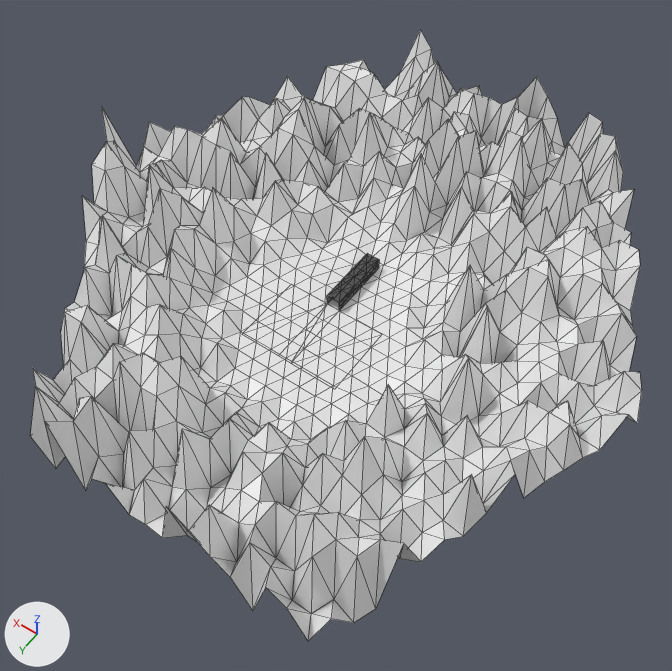
An edit to the Blender file ovrball/playarea.blend, drawn before and after from the same camera.
Camera for both pictures: a camera (50 mm lens) standing at (-69.3, 108.1, 142.4) and looking at (-4.7, 17.5, 0.2). Every picture has the same lights, and +X, +Y and +Z are marked at lower left. Mesh edges are drawn as thin lines.
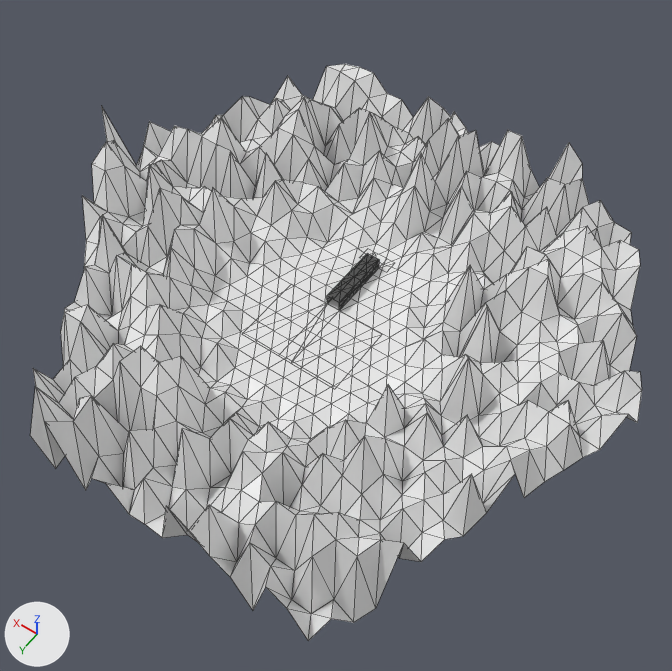
The change, as a list of edits to the scene's bpy script:
```text
Change me_grid_001:
    used by ob_grid; location = (0.0, 0.0, 0.0); scale = (50.0, 50.0, 50.0)
    verts and faces of me_grid_001; kept vertices keep their numbers, new ones are numbered from 817
    before: 147 (-0.01, -0.15, 0.05) at pixel (389, 242), 303 (0.06, -0.15, 0.02) at pixel (375, 240), 459 (-0.07, -0.15, 0.02) at pixel (402, 253)
    before: 765 (0.23, 1.01, 0.35) at pixel (142, 352)
    remove me_grid_001.from_pydata(...)  # 817 vertices, 1536 faces; spans x -1.22..1.25, y -1.07..1.4, z -0.05..0.37
    add me_grid_001.from_pydata(...)  # 743 vertices, 1391 faces; spans x -1.22..1.25, y -0.84..1.4, z -0.05..0.39
    me_grid_001 part 1
    74 vertices are removed from x -0.76..0.6, y -1.07..-0.76, z -0.01..0.37
    145 faces are deleted
    me_grid_001 part 2
    add verts[147] = (-0.01, -0.15, 0.0)  # moved, pixel (388, 250)
    add verts[303] = (0.06, -0.15, 0.0)  # moved, pixel (375, 243)
    add verts[459] = (-0.07, -0.15, 0.0)  # moved, pixel (402, 257)
    me_grid_001 part 3
    add verts[765] = (0.23, 1.01, 0.39)  # moved, pixel (140, 345)
Change ob_grid:
    ob_grid.location: (0.0, 0.0, 0.0) -> (0.0, 0.0, 0.1)
```

What differs and where, as boxes [x1, y1, x2, y2] in the pictures (672 x 671 px; the box of a moved part takes in the faces that stretch with it):
'Grid', reshaped, moved: before [30, 30, 642, 641]; after [30, 64, 642, 641]
part 1 of me_grid_001, deleted: before [347, 30, 634, 229]
part 2 of me_grid_001, moved or reshaped: before [358, 222, 421, 270]; after [358, 222, 421, 269]
part 3 of me_grid_001, moved or reshaped: before [120, 353, 159, 387]; after [120, 346, 159, 387]
'Cube.001', unchanged, covered by the edit: before [242, 254, 382, 388]; after [242, 251, 394, 340]
